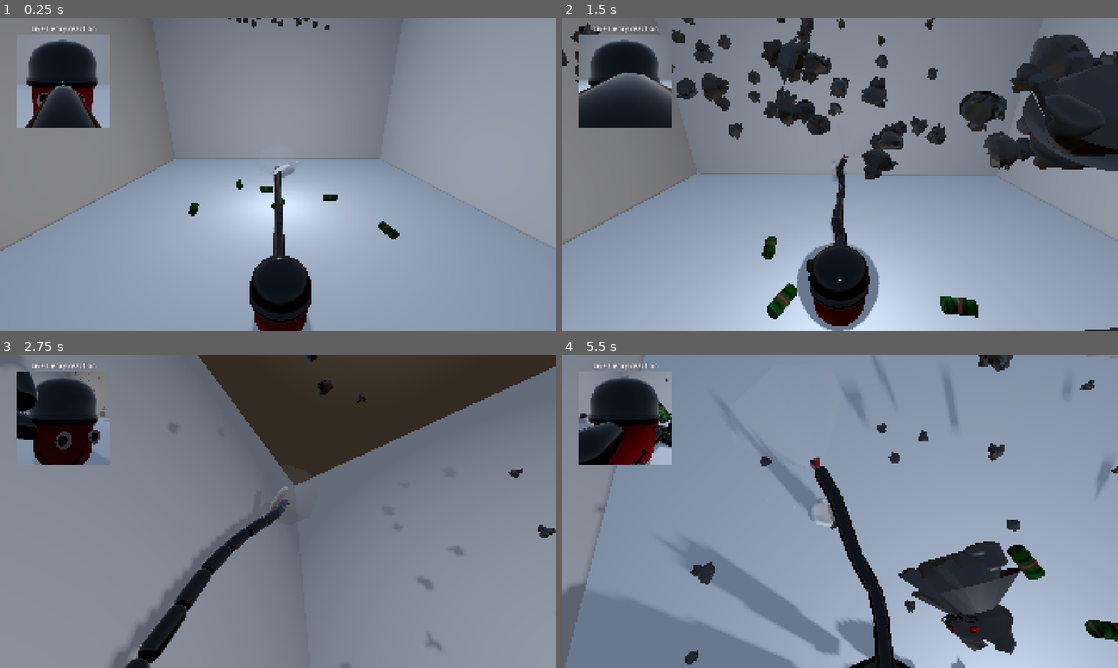
Above: before the commit, frames 1-4 (two rows, left to right).
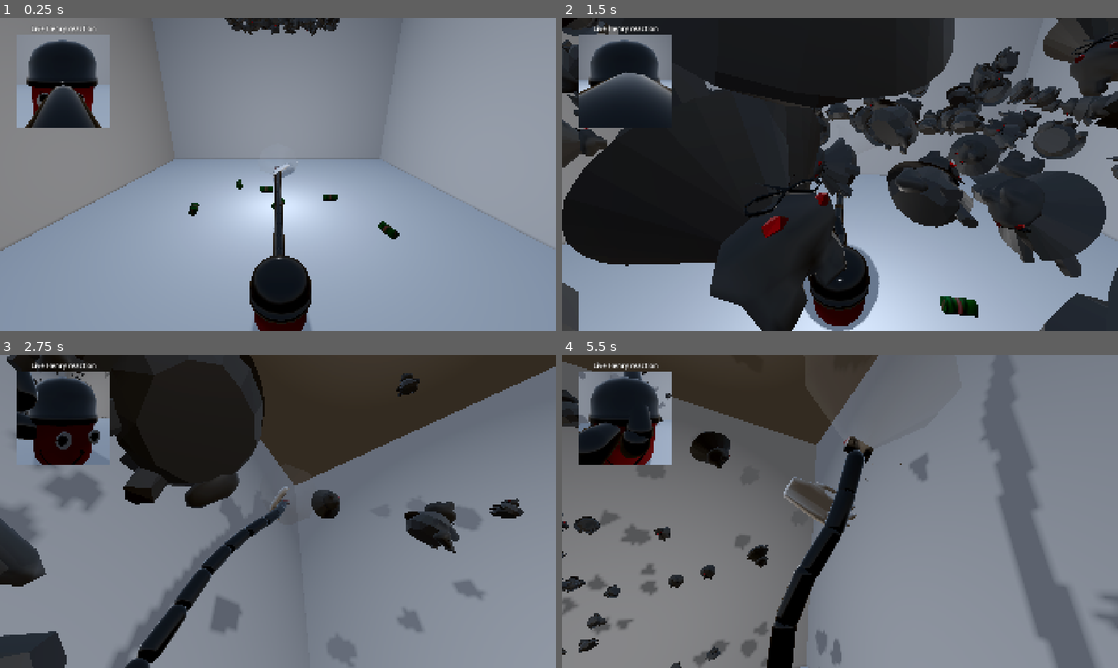
Above: after the commit, the same moments.

Repository: AleksGameJam/game-jam-2026
Game: Godot game, scene res://enemies/RoomWithEnemies.tscn
The game is run twice, just before and just after one commit, with the same random seed, the same clock (stepped at 60 frames per second) and the same inputs. This scene is started directly instead of the project's main scene. Sound files missing from this copy of the repository are replaced by a short silence.
Inputs:
- Up to frame 1 (0.25 s): no input
- Up to frame 2 (1.5 s): hold E (rotate_right) 0.53-1.28 s; hold Space (turbo_mode) 0.53-1.28 s; hold Down (ui_down) from 1.28 s (still down); tap Space (turbo_mode) at 1.35 s
- Up to frame 3 (2.75 s): release Down (ui_down) at 2.03 s; hold E (rotate_right) from 2.03 s (still down); hold Space (turbo_mode) from 2.03 s (still down)
- Up to frame 4 (5.5 s): release E (rotate_right) at 2.78 s; release Space (turbo_mode) at 2.78 s; hold Up (ui_up) 2.78-3.53 s; tap Space (turbo_mode) at 2.85, 4.35 s; hold Space (turbo_mode) 3.53-4.28 s; hold Q (rotate_left) 3.53-5.03 s; hold Down (ui_down) from 5.03 s (still down); hold Space (turbo_mode) from 5.03 s (still down)

The runs differ from the first frame. In frame 1, 0.7% of the frame differs, in the area x 40-62%, y 0-6%; in frame 2, 57%; in frame 3, 18%; in frame 4, 92%, in the area x 0-100%, y 0-100%.

Commit message:
bigger bunny

Diff:
--- a/enemies/DustBunny.tscn
+++ b/enemies/DustBunny.tscn
@@ -21,12 +21,14 @@
 script = ExtResource("1_2iff2")
 
 [node name="Rabbit" parent="." unique_id=52930652 instance=ExtResource("2_6cn8d")]
-transform = Transform3D(0.16, 0, 0, 0, 0.16, 0, 0, 0, 0.16, 0, -0.103322506, 0.19241437)
+transform = Transform3D(0.32, 0, 0, 0, 0.32, 0, 0, 0, 0.32, 0, -0.21892563, 0.36781225)
 
 [node name="CollisionShape3D" type="CollisionShape3D" parent="." unique_id=1172073843]
+transform = Transform3D(2, 0, 0, 0, 2, 0, 0, 0, 2, 0, 0, 0)
 shape = SubResource("SphereShape3D_5m2fx")
 
 [node name="Area3D" type="Area3D" parent="." unique_id=789246036]
 
 [node name="CollisionShape3D" type="CollisionShape3D" parent="Area3D" unique_id=883287243]
+transform = Transform3D(2, 0, 0, 0, 2, 0, 0, 0, 2, 0, 0, 0)
 shape = SubResource("SphereShape3D_1e8py")
